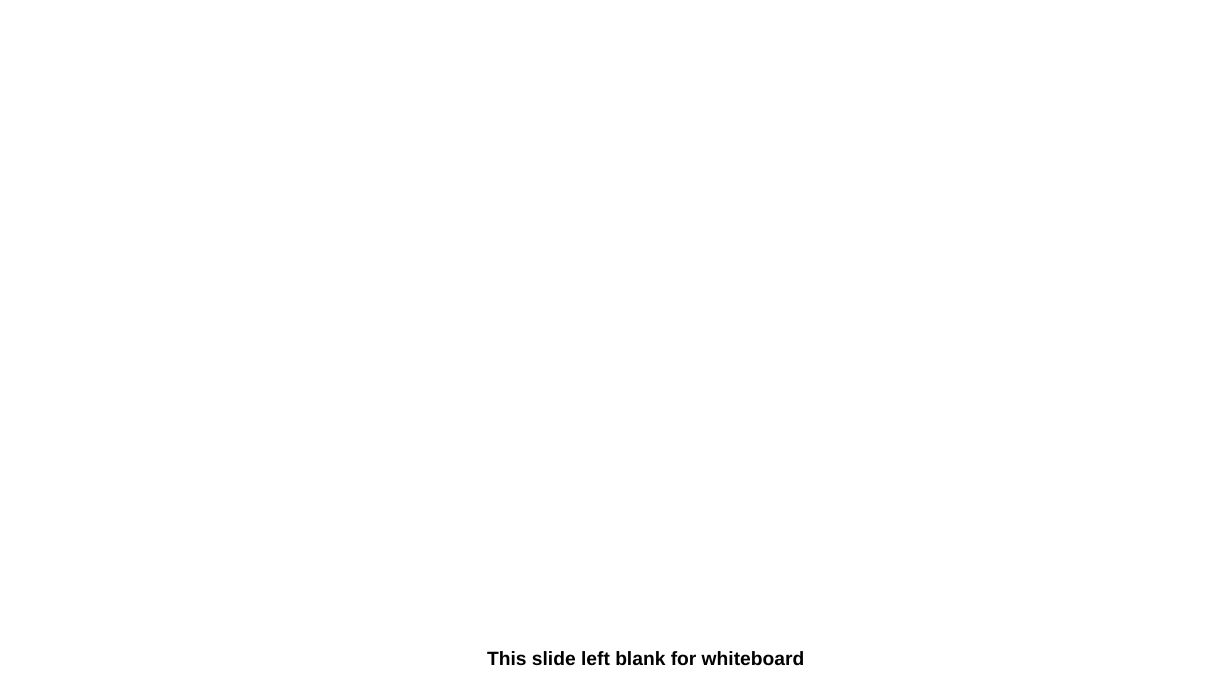
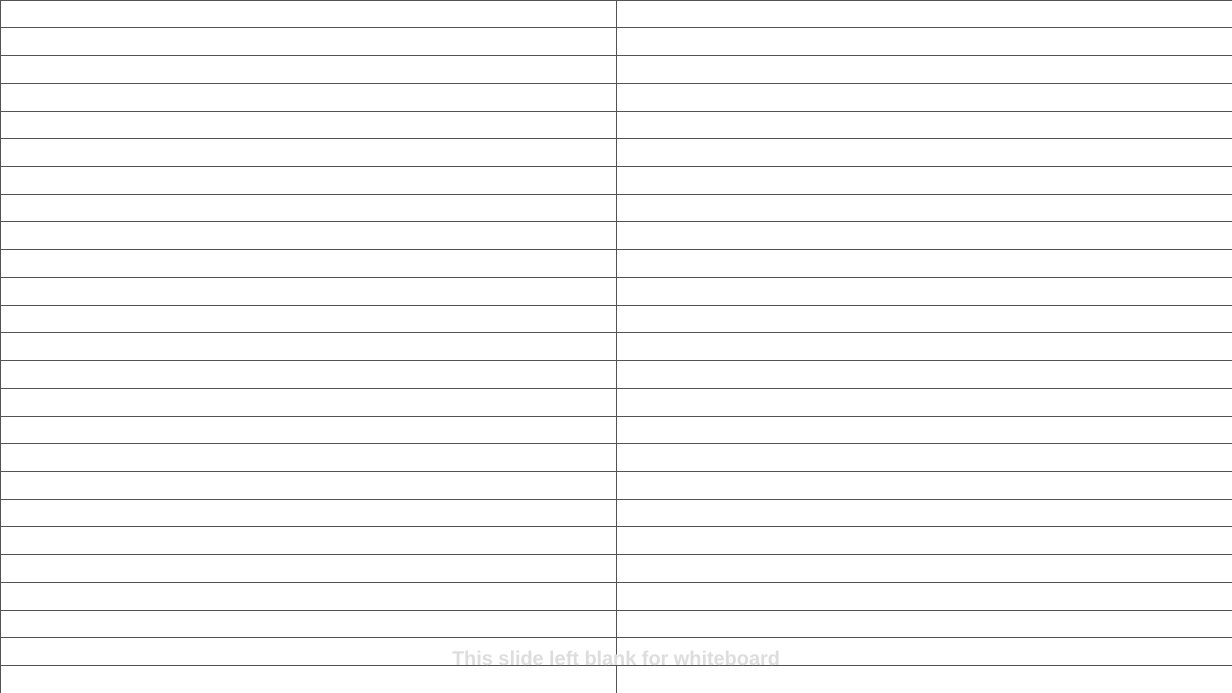
Before and after one commit to alangecker/bbb-packages, a slide deck: slide 12 of bbb-config/data/var/www/bigbluebutton-default/default.pptx. Drawn at 1232x693 pixels with LibreOffice and Linux fonts; fonts in the diff are those of the drawing. Boxes give left, top, right and bottom in pixels: in the first picture for what was removed or moved away, otherwise in the second. Text is boxed around its words. In the diff, an @@ line names an element or a change of style, - is before the commit and + after.

```diff
--- a/bbb-config/data/var/www/bigbluebutton-default/default.pptx
+++ b/bbb-config/data/var/www/bigbluebutton-default/default.pptx
@@ table added at box(0, 0, 1232, 693), 25 rows, 2 columns @@
+ | 
+ | 
+ | 
+ | 
+ | 
+ | 
+ | 
+ | 
+ | 
+ | 
+ | 
+ | 
+ | 
+ | 
+ | 
+ | 
+ | 
+ | 
+ | 
+ | 
+ | 
+ | 
+ | 
+ | 
+ | 
@@ text "This slide left blank for ...": place and size @@
-text "This slide left blank for ..." at box(487, 651, 805, 666)
+text "This slide left blank for ..." at box(452, 650, 780, 670)
@@ text "This slide left blank for ..." at box(452, 650, 780, 670): size 30 to 31 pt, text colour #000000 to #DDDDDD @@
```
Also in this commit, not shown: 14 other slides changed, 5 slides removed, 5 other files.
